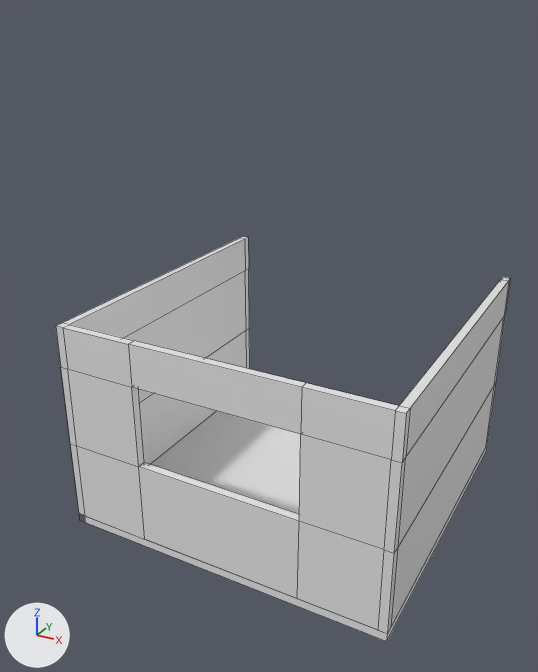
Two versions of the Blender file blender/floorplan.blend, one commit apart.
One viewpoint serves both versions: a 50 mm lens placed at (56.7, -54.7, 56.8), pointed at (17.8, 16.0, 21.4). The lights are fixed; the arrows at lower left show +X, +Y and +Z. Mesh edges are drawn as thin lines on the coarser meshes.

Objects in the first picture: 'Flagstone', 'Wall'.
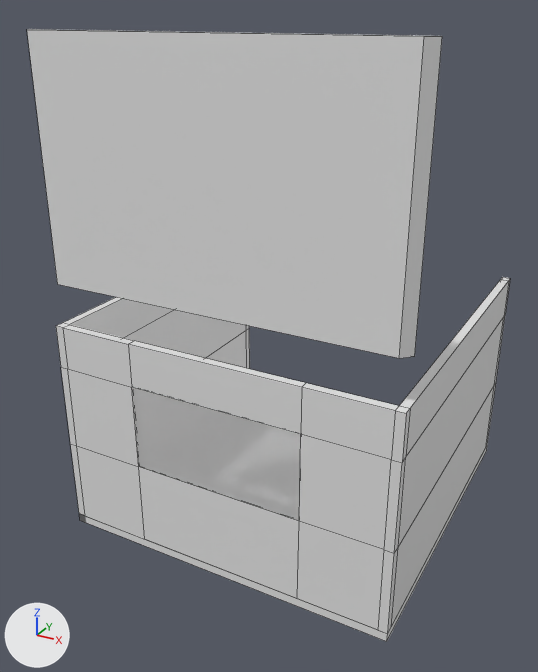
Boxes (x1, y1, x2, y2) around the edits, measured in the pictures (538 x 672 px):
'cube_base.001', added
    after: (27, 29, 442, 358)
'Wall.001', added
    after: (132, 387, 301, 521)
'Flagstone', unchanged, covered by the edit
    before: (79, 411, 487, 642)
    after: (79, 447, 487, 642)

Edits to the bpy script that builds the scene:
```text
Add mat_glass_test_001:
    mat_glass_test_001 = principled_material('Glass_TEST_001')
    mat_glass_test_001.base_color = (0.8, 0.8, 0.8)  # white #e7e7e7
    mat_glass_test_001.metallic = 0.2
    mat_glass_test_001.roughness = 0.0
    mat_glass_test_001.alpha = 0.5
    mat_glass_test_001.specular_ior_level = 1.0
    mat_glass_test_001.specular_tint = (0.974, 0.974, 0.974)  # white #fcfcfc
Add me_cube_004:
    me_cube_004.from_pydata(...)  # a box spanning x 10.0..30.0, y 0.0..0.2, z 10.0..20.0
    me_cube_004.materials.append(mat_glass_test_001)  # white #e7e7e7
Add me_cube_003:
    me_cube_003.from_pydata([(1.0, 0.0, 0.0), (1.0, 0.0, 25.0), (0.0, 1.0, 0.0), (0.0, 1.0, 25.0), (39.0, 0.0, 0.0), (39.0, 0.0, 25.0), (40.0, 1.0, 0.0), (40.0, 1.0, 25.0)], [], [(0, 1, 3, 2), (2, 3, 7, 6), (6, 7, 5, 4), (4, 5, 1, 0), (2, 6, 4, 0), (7, 3, 1, 5)])
Add ob_wall_001:
    ob_wall_001 = bpy.data.objects.new('Wall.001', me_cube_004)
    ob_wall_001.location = (0.0, 0.0, 0.0)
Add ob_cube_base_001:
    ob_cube_base_001 = bpy.data.objects.new('cube_base.001', me_cube_003)
    ob_cube_base_001.location = (0.0, 0.0, 30.0)
```
